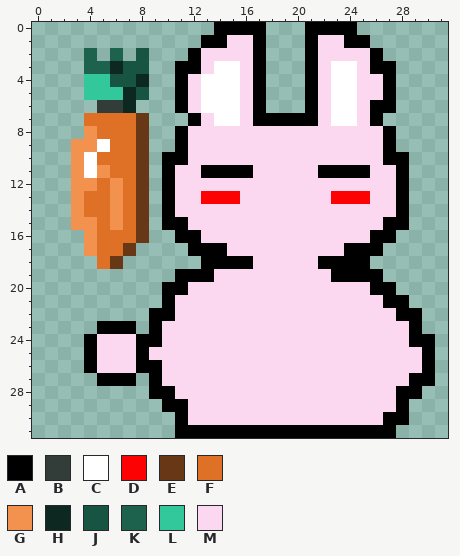
Edited in one commit: pixel-art sprite (Resources/picture/Enemy.png). The picture above was drawn from the file before the commit.
The file is 128x128 pixels, drawn in blocks of 4x4; one block is one cell here.
Palette (. is transparent): A #000000  B #323c39  C #ffffff  D #fc0202  E #673716  F #df7126  G #f3914e  H #0d2820  J #175442  K #1c624d  L #33c89b  M #fbd8f0
Pixels before, first column x 3:
 0 ...........AAAA...AAAA......
 1 ..........AAMMA...AMMAA.....
 2 .K.K.J...AMMMMA...AMMMMA....
 3 .KKHJJ..AAMCCMA...AMCCMAA...
 4 .LLJJH..AMCCCMA...AMCCMMA...
 5 .LLLHJ..AMCCCMA...AMCCMMA...
 6 ..BBH...AMCCCMA...AMCCMAA...
 7 .FFFFE...AMCCMAAAAAMCCMA....
 8 .GFFFE..AMMMMMMMMMMMMMMMA...
 9 GGCFFE..AMMMMMMMMMMMMMMMA...
10 GCFFFE.AAMMMMMMMMMMMMMMMAA..
11 GCGFFE.AMMAAAAMMMMMAAAAMMA..
12 GGFGFE.AMMMMMMMMMMMMMMMMMA..
13 GFFGFE.AMMDDDMMMMMMMDDDMMA..
14 GFFGFE.AMMMMMMMMMMMMMMMMMA..
15 GGFGFE.AAMMMMMMMMMMMMMMMAA..
16 .GFFFE..AAMMMMMMMMMMMMMAA...
17 .GFFE....AAAMMMMMMMMMAAA....
18 ..FE......AAAAMMMMMAAAA.....
19 ........AAAMMMMMMMMMAAAA....
20 .......AAMMMMMMMMMMMMMMAA...
21 .......AMMMMMMMMMMMMMMMMAA..
22 ......AAMMMMMMMMMMMMMMMMMAA.
23 ..AAA.AMMMMMMMMMMMMMMMMMMMA.
24 .AMMMAAMMMMMMMMMMMMMMMMMMMAA
25 .AMMMAMMMMMMMMMMMMMMMMMMMMMA
26 .AMMMAAMMMMMMMMMMMMMMMMMMMMA
27 ..AAA.AMMMMMMMMMMMMMMMMMMMAA
28 ......AAMMMMMMMMMMMMMMMMMAA.
29 .......AAMMMMMMMMMMMMMMMMA..
30 ........AMMMMMMMMMMMMMMMAA..
31 ........AAAAAAAAAAAAAAAAA...
The result:
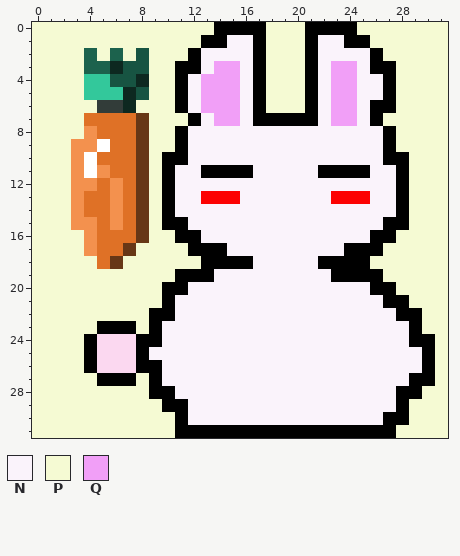
Colours new in this view: N #faf3fb  P #f5fad3  Q #f19ff7
Edits made:
Changed rows in their new state; - is an unchanged pixel.
first column x 0:
 0 PPPPPPPPPPPPPP----PPP----PPPPPPP
 1 PPPPPPPPPPPPP--NN-PPP-NN--PPPPPP
 2 PPPP-P-P-PPP-NNNN-PPP-NNNN-PPPPP
 3 PPPP-----PP--NQQN-PPP-NQQN--PPPP
 4 PPPP-----PP-NQQQN-PPP-NQQNN-PPPP
 5 PPPP-----PP-NQQQN-PPP-NQQNN-PPPP
 6 PPPPP---PPP-NQQQN-PPP-NQQN--PPPP
 7 PPPP-----PPP-NQQN-----NQQN-PPPPP
 8 PPPP-----PP-NNNNNNNNNNNNNNN-PPPP
 9 PPP------PP-NNNNNNNNNNNNNNN-PPPP
10 PPP------P--NNNNNNNNNNNNNNN--PPP
11 PPP------P-NN----NNNNN----NN-PPP
12 PPP------P-NNNNNNNNNNNNNNNNN-PPP
13 PPP------P-NN---NNNNNNN---NN-PPP
14 PPP------P-NNNNNNNNNNNNNNNNN-PPP
15 PPP------P--NNNNNNNNNNNNNNN--PPP
16 PPPP-----PP--NNNNNNNNNNNNN--PPPP
17 PPPP----PPPP---NNNNNNNNN---PPPPP
18 PPPPP--PPPPPP----NNNNN----PPPPPP
19 PPPPPPPPPPP---NNNNNNNNN----PPPPP
20 PPPPPPPPPP--NNNNNNNNNNNNNN--PPPP
21 PPPPPPPPPP-NNNNNNNNNNNNNNNN--PPP
22 PPPPPPPPP--NNNNNNNNNNNNNNNNN--PP
23 PPPPP---P-NNNNNNNNNNNNNNNNNNN-PP
24 PPPP------NNNNNNNNNNNNNNNNNNN--P
25 PPPP-----NNNNNNNNNNNNNNNNNNNNN-P
26 PPPP------NNNNNNNNNNNNNNNNNNNN-P
27 PPPPP---P-NNNNNNNNNNNNNNNNNNN--P
28 PPPPPPPPP--NNNNNNNNNNNNNNNNN--PP
29 PPPPPPPPPP--NNNNNNNNNNNNNNNN-PPP
30 PPPPPPPPPPP-NNNNNNNNNNNNNNN--PPP
31 PPPPPPPPPPP-----------------PPPP
Changed places in both pictures, as pixel boxes (x1, y1, x2, y2):
changed: (32, 22, 448, 438)
